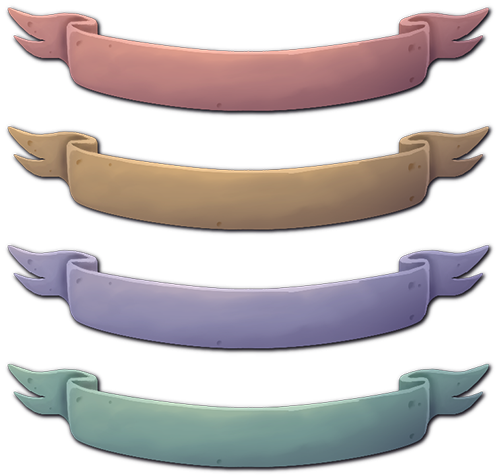
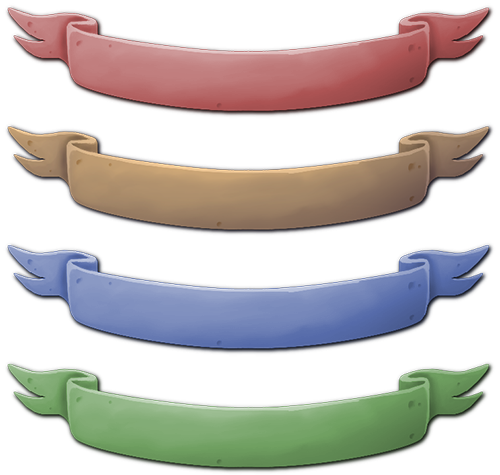
Before/after of a 500 x 475 layered artwork. What changed in the layer stack:
painted on "Layer 1 copy 2" over left=7, top=7, right=492, bottom=115
painted on "Layer 1 copy 3" over left=7, top=245, right=492, bottom=352
painted on "Layer 1 copy" over left=7, top=363, right=492, bottom=471
